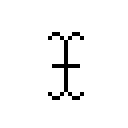
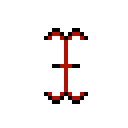
Revision of a layered 128 × 128 image; what changed, layer by layer:
painted on "xterm" over [44, 28, 88, 104]
